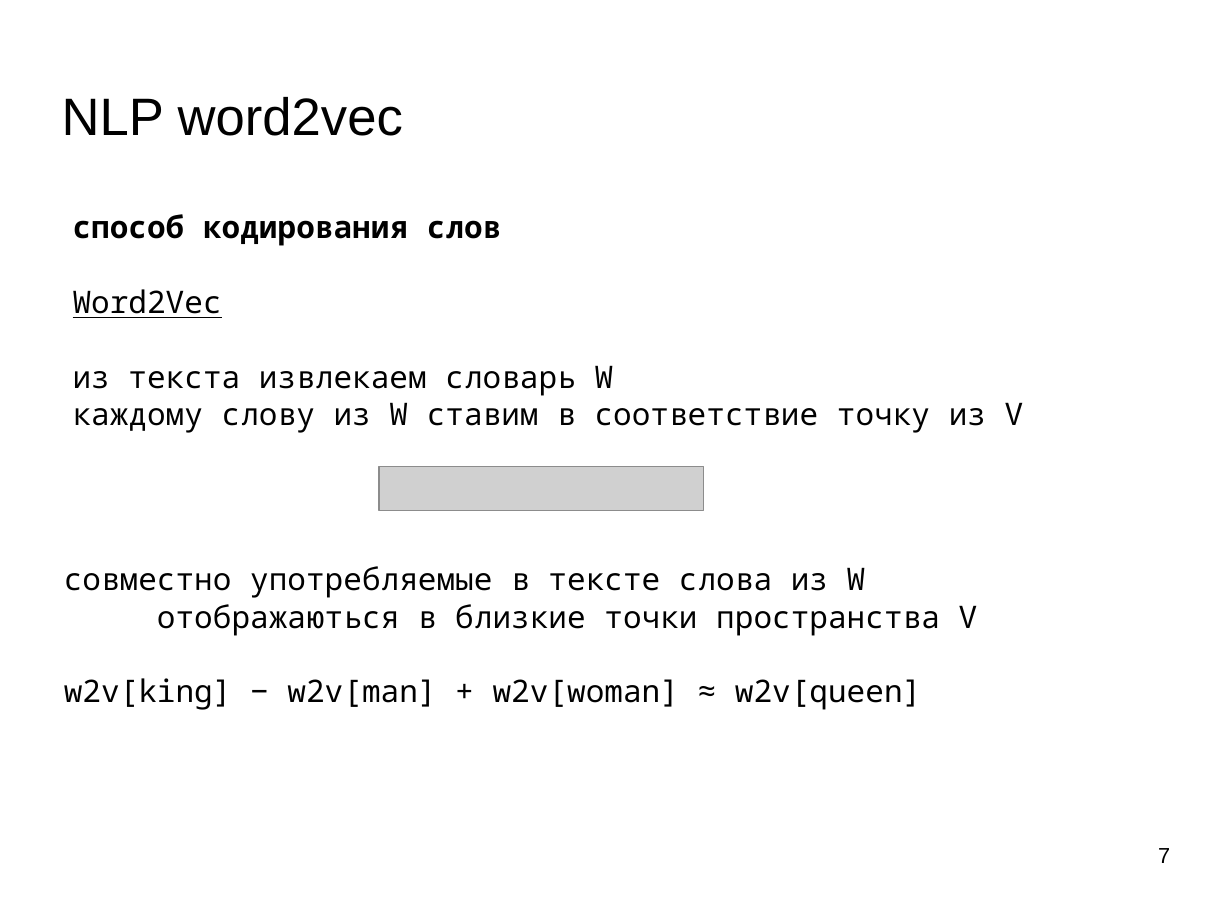
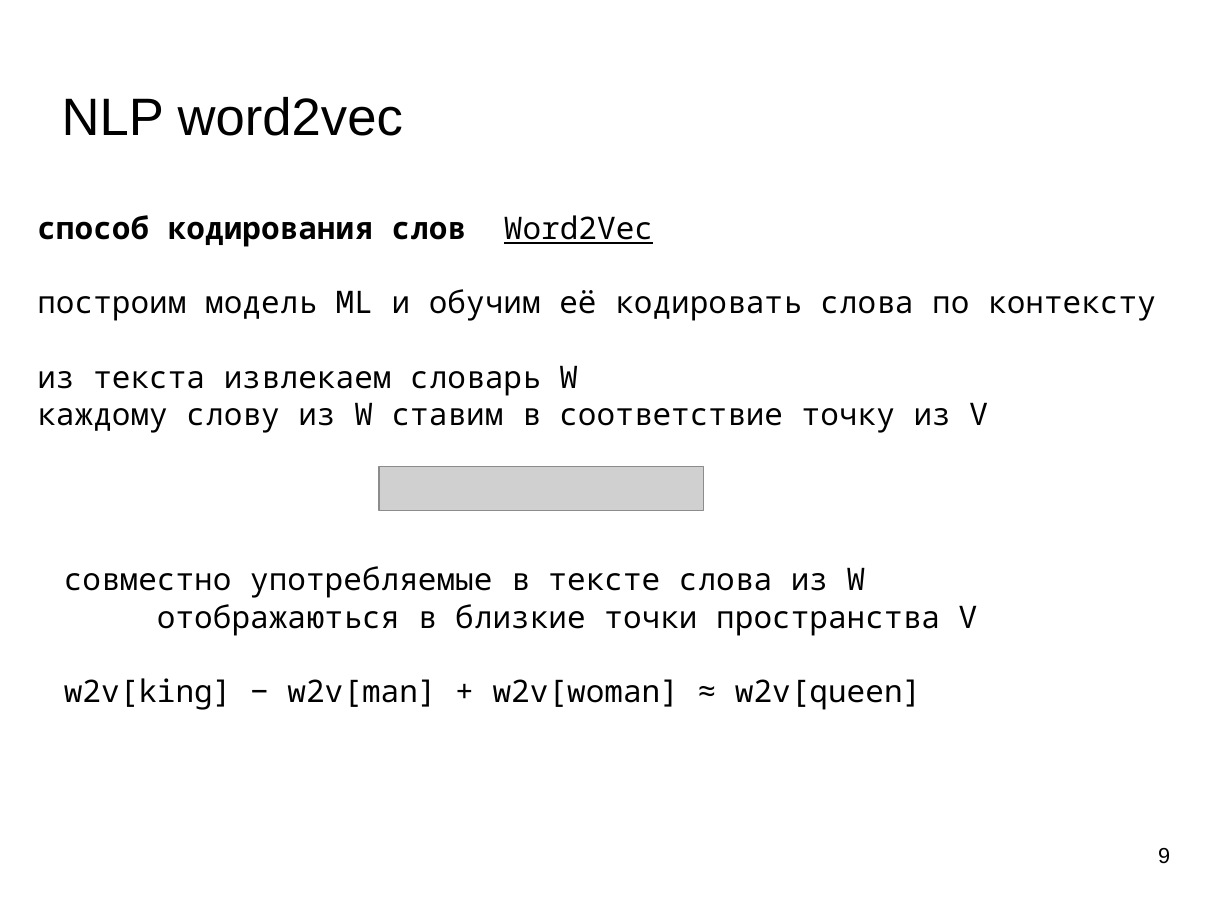
Before and after one commit to mechanoid5/ml_nlp_2022, a slide deck: slide 9 of 03-word2vec.odp (slide 7 before the commit). Drawn at 1232x924 pixels with LibreOffice and Linux fonts; fonts in the diff are those of the drawing; grey boxes stand for pictures; background and template pictures are left out. Boxes give left, top, right and bottom in pixels: in the first picture for what was removed or moved away, otherwise in the second. Text is boxed around its words. In the diff, an @@ line names an element or a change of style, - is before the commit and + after.

```diff
--- a/03-word2vec.odp
+++ b/03-word2vec.odp
@@ text "способ кодирования слов Word2Vec": place and size @@
-text "способ кодирования слов Word2Vec" at [73,214,1024,433]
+text "способ кодирования слов Word2Vec" at [37,215,1156,433]
@@ text at [37,215,1156,321]: text changed; bold off @@
-способ кодирования слов
-Word2Vec
+способ кодирования слов Word2Vec
+построим модель ML и обучим её кодировать слова по контексту
@@ page number at [1158,848,1170,864]: text changed @@
-7
+9
```
Also in this commit, not shown: 3 other slides changed, 6 slides added, 4 other files.
